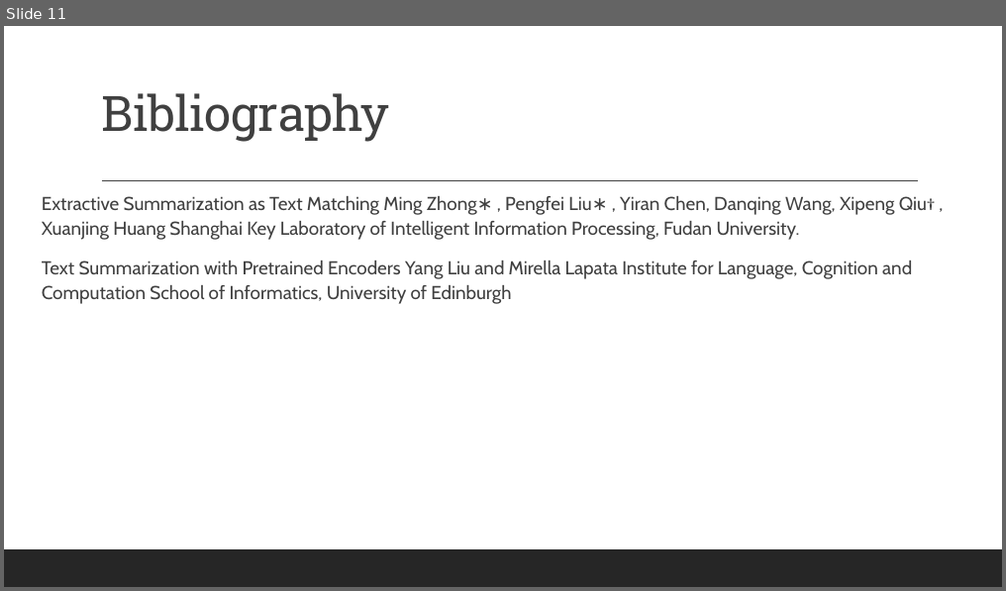
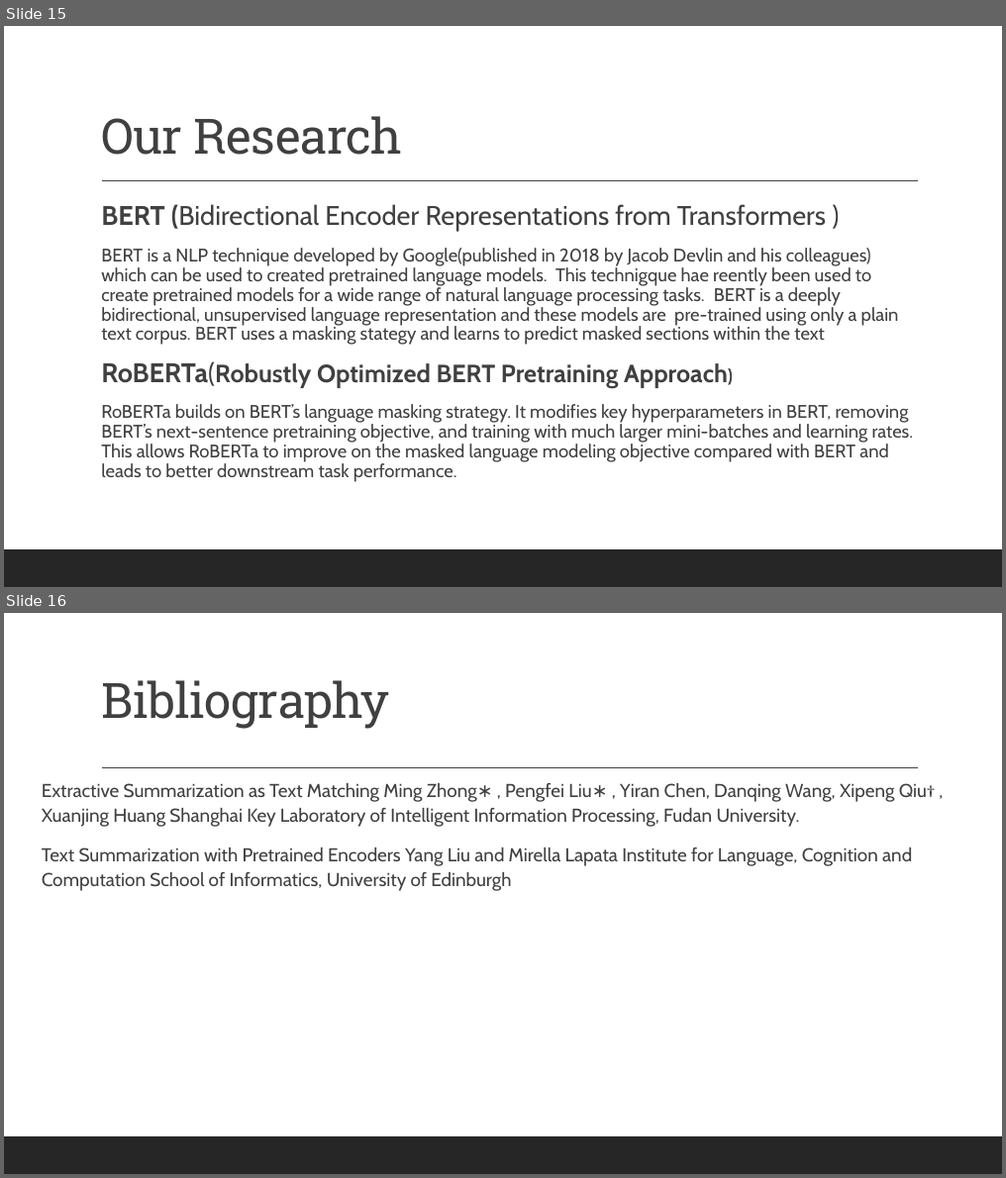
Before and after one commit to gufranpathan/case_law_g45, a slide deck: Group 45 Data Science for Case Law.pptx. Shown one above the other, each under a label of ours: slide 11 before the commit, slides 15 and 16 after it. The pictures are 1006x591 and 1006x1178 pixels, drawn with LibreOffice and Linux fonts; fonts in the diff are those of the drawing. Boxes give left, top, right and bottom in pixels: in the first picture for what was removed or moved away, otherwise in the second. Text is boxed around its words. In the diff, an @@ line names an element or a change of style, - is before the commit and + after.

```diff
--- a/Group 45 Data Science for Case Law.pptx
+++ b/Group 45 Data Science for Case Law.pptx
@@ slide 15 added at <box>4,26,1002,587</box>, background #FFFFFF; not listed: 2 template elements that a slide beside it also shows @@
@@ title added at <box>101,116,403,155</box>, 47 pt, text #404040 @@
+Our Research
@@ text added at <box>101,204,914,482</box>, 17.6 pt, text #404040 @@
+  BERT (Bidirectional Encoder Representations from Transformers )
+  BERT is a NLP technique developed by Google(published in 2018 by Jacob Devlin and his colleagues) which can be used to created pretrained language models. This technigque hae reently been used to create pretrained models for a wide range of natural language processing tasks. BERT is a deeply bidirectional, unsupervised language representation and these models are pre-trained using only a plain text corpus. BERT uses a masking stategy and learns to predict masked sections within the text
+  RoBERTa(Robustly Optimized BERT Pretraining Approach)
+  RoBERTa builds on BERT’s language masking strategy. It modifies key hyperparameters in BERT, removing BERT’s next-sentence pretraining objective, and training with much larger mini-batches and learning rates. This allows RoBERTa to improve on the masked language modeling objective compared with BERT and leads to better downstream task performance.
@@ what was slide 11 is now slide 16 @@
```
Also in this commit, not shown: 9 slides changed, 5 other slides added, 1 slide removed.
